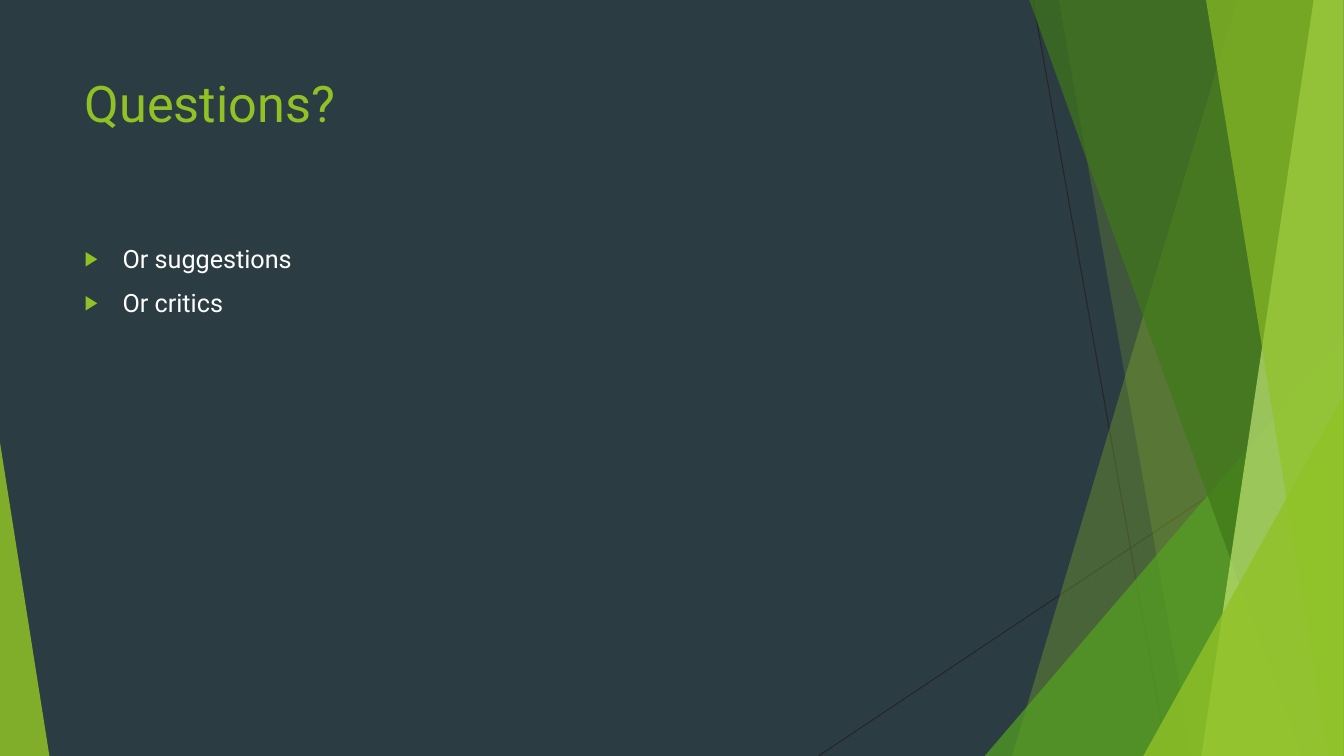
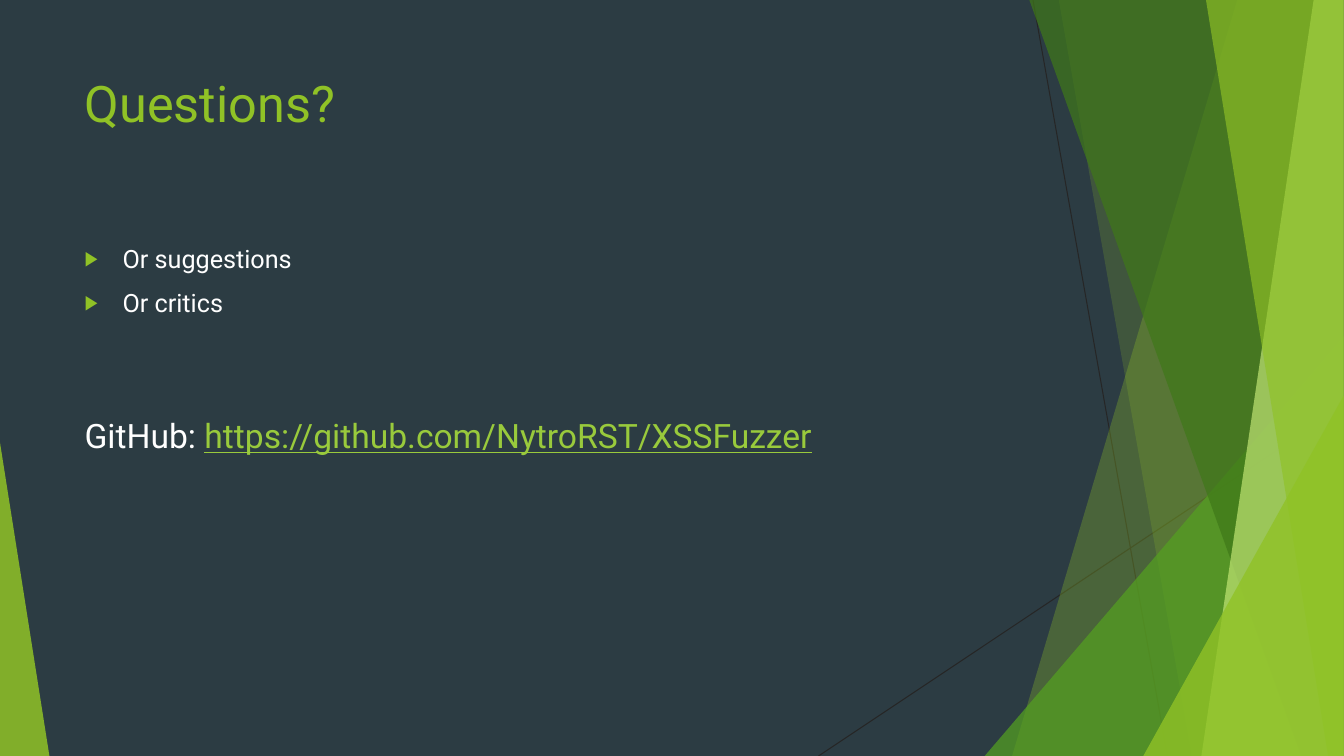
Before and after one commit to NytroRST/XSSFuzzer, a slide deck: slide 26 of XSSFuzzer.pptx. Drawn at 1344x756 pixels with LibreOffice and Linux fonts; fonts in the diff are those of the drawing. Boxes give left, top, right and bottom in pixels: in the first picture for what was removed or moved away, otherwise in the second. Text is boxed around its words. In the diff, an @@ line names an element or a change of style, - is before the commit and + after.

```diff
--- a/XSSFuzzer.pptx
+++ b/XSSFuzzer.pptx
@@ text added at [85, 422, 811, 455], 24 pt, text #99CA3C, underline @@
+GitHub: https://github.com/NytroRST/XSSFuzzer
```
Also in this commit, not shown: 1 other slide changed.
